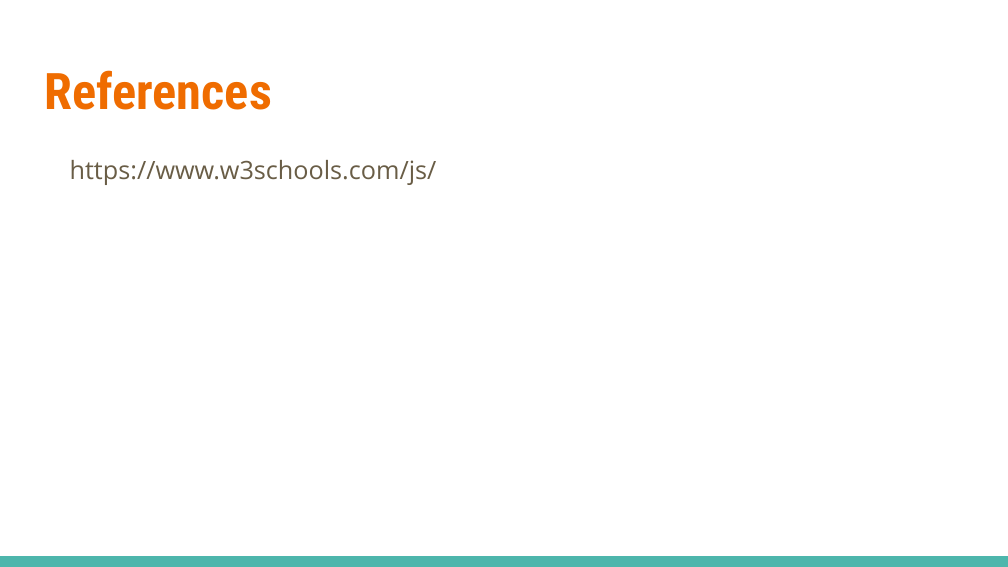
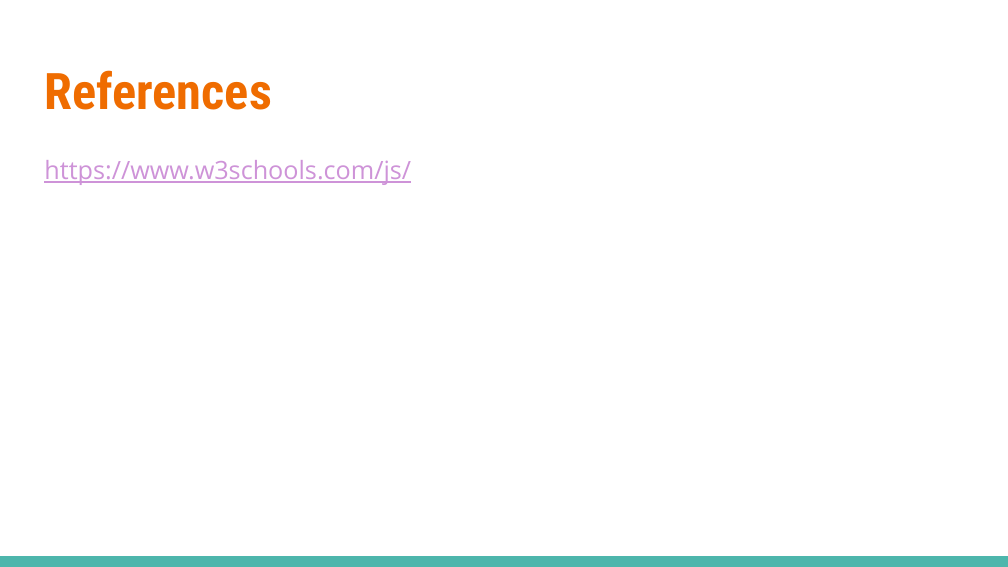
Before and after one commit to linkedin/high-school-trainee, a slide deck: slide 21 of Week_2/Lectures/2.1_JavaScript_Basics.pptx. Drawn at 1008x567 pixels with LibreOffice and Linux fonts; fonts in the diff are those of the drawing. Boxes give left, top, right and bottom in pixels: in the first picture for what was removed or moved away, otherwise in the second. Text is boxed around its words. In the diff, an @@ line names an element or a change of style, - is before the commit and + after.

```diff
--- a/Week_2/Lectures/2.1_JavaScript_Basics.pptx
+++ b/Week_2/Lectures/2.1_JavaScript_Basics.pptx
@@ text "https://www.w3schools.com/js/" at (x1=44, y1=160, x2=411, y2=185): text colour #695D46 to #CE93D8, underline on; indent changed @@
```
Also in this commit, not shown: 12 other slides changed, 1 slide removed, 1 other file.
